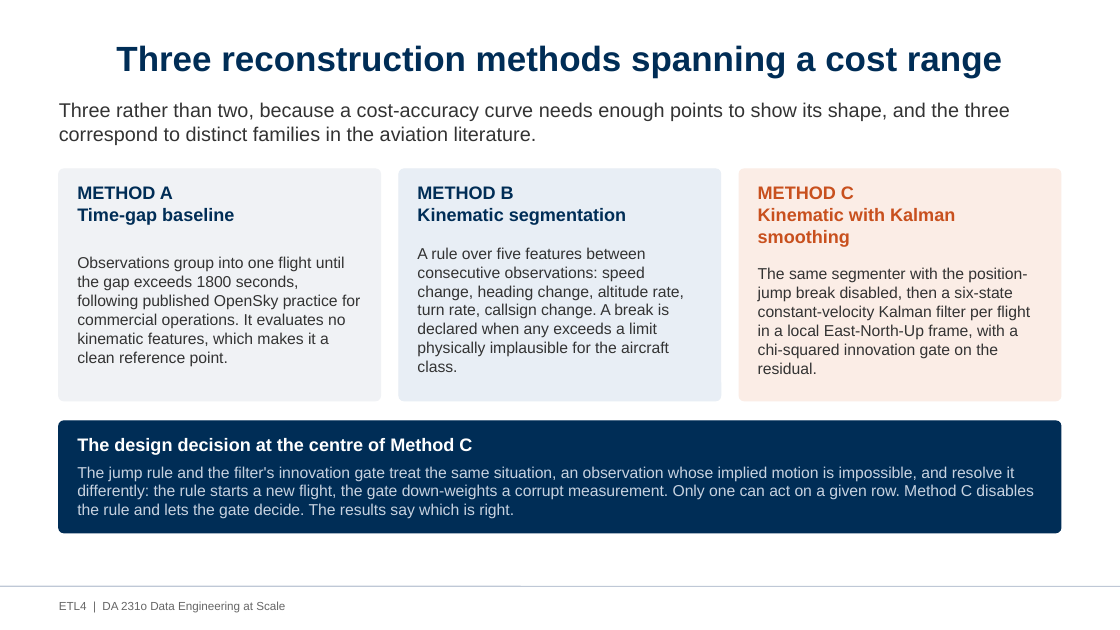
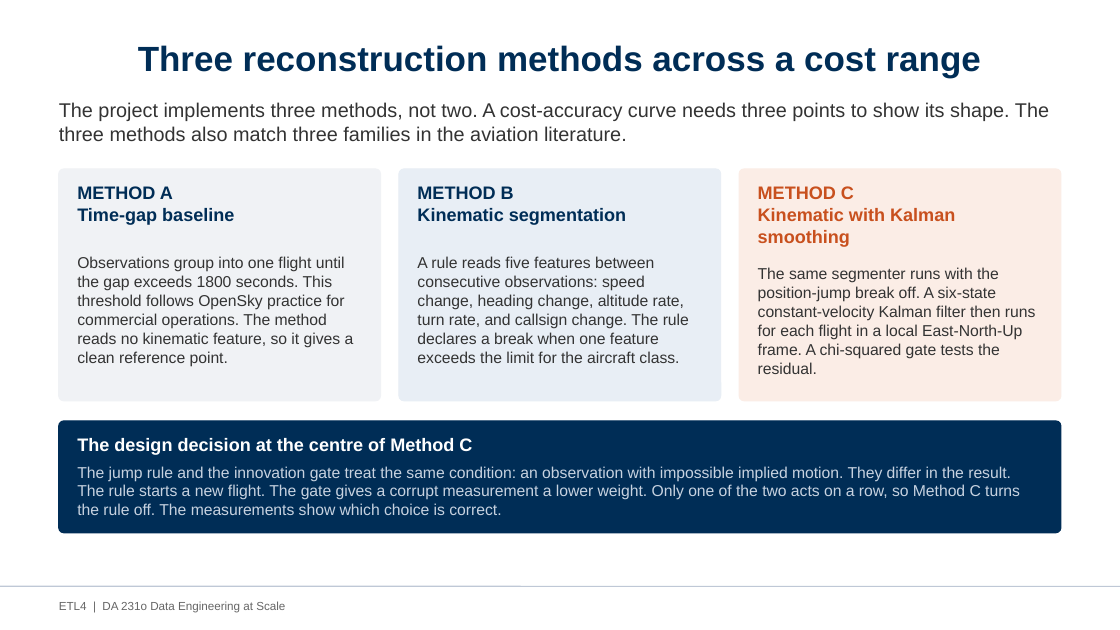
Before and after one commit to AvinashKompalli/Clean-Flight-Paths-from-Noisy-Aircraft-Data-at-Scale, a slide deck: slide 10 of etl4/docs/ETL4_Project_Presentation.pptx (slide 9 before the commit). Drawn at 1120x630 pixels with LibreOffice and Linux fonts; fonts in the diff are those of the drawing. Boxes give left, top, right and bottom in pixels: in the first picture for what was removed or moved away, otherwise in the second. Text is boxed around its words. In the diff, an @@ line names an element or a change of style, - is before the commit and + after.

```diff
--- a/etl4/docs/ETL4_Project_Presentation.pptx
+++ b/etl4/docs/ETL4_Project_Presentation.pptx
@@ title at [138, 45, 981, 78]: text changed @@
-Three reconstruction methods spanning a cost range
+Three reconstruction methods across a cost range
@@ text at [59, 102, 1049, 141]: text changed @@
-Three rather than two, because a cost-accuracy curve needs enough points to show its shape, and the three correspond to distinct families in the aviation literature.
+The project implements three methods, not two. A cost-accuracy curve needs three points to show its shape. The three methods also match three families in the aviation literature.
@@ text at [77, 256, 354, 367]: text changed @@
-Observations group into one flight until the gap exceeds 1800 seconds, following published OpenSky practice for commercial operations. It evaluates no kinematic features, which makes it a clean reference point.
+Observations group into one flight until the gap exceeds 1800 seconds. This threshold follows OpenSky practice for commercial operations. The method reads no kinematic feature, so it gives a clean reference point.
@@ text at [417, 256, 689, 363]: text changed @@
-A rule over five features between consecutive observations: speed change, heading change, altitude rate, turn rate, callsign change. A break is declared when any exceeds a limit physically implausible for the aircraft class.
+A rule reads five features between consecutive observations: speed change, heading change, altitude rate, turn rate, and callsign change. The rule declares a break when one feature exceeds the limit for the aircraft class.
@@ text at [758, 267, 1036, 374]: text changed @@
-The same segmenter with the position-jump break disabled, then a six-state constant-velocity Kalman filter per flight in a local East-North-Up frame, with a chi-squared innovation gate on the residual.
+The same segmenter runs with the position-jump break off. A six-state constant-velocity Kalman filter then runs for each flight in a local East-North-Up frame. A chi-squared gate tests the residual.
@@ text at [77, 466, 1020, 515]: text changed @@
-The jump rule and the filter's innovation gate treat the same situation, an observation whose implied motion is impossible, and resolve it differently: the rule starts a new flight, the gate down-weights a corrupt measurement. Only one can act on a given row. Method C disables the rule and lets the gate decide. The results say which is right.
+The jump rule and the innovation gate treat the same condition: an observation with impossible implied motion. They differ in the result. The rule starts a new flight. The gate gives a corrupt measurement a lower weight. Only one of the two acts on a row, so Method C turns the rule off. The measurements show which choice is correct.
```
Also in this commit, not shown: 14 other slides changed, 3 slides added, 1 slide removed, 1 other file.
